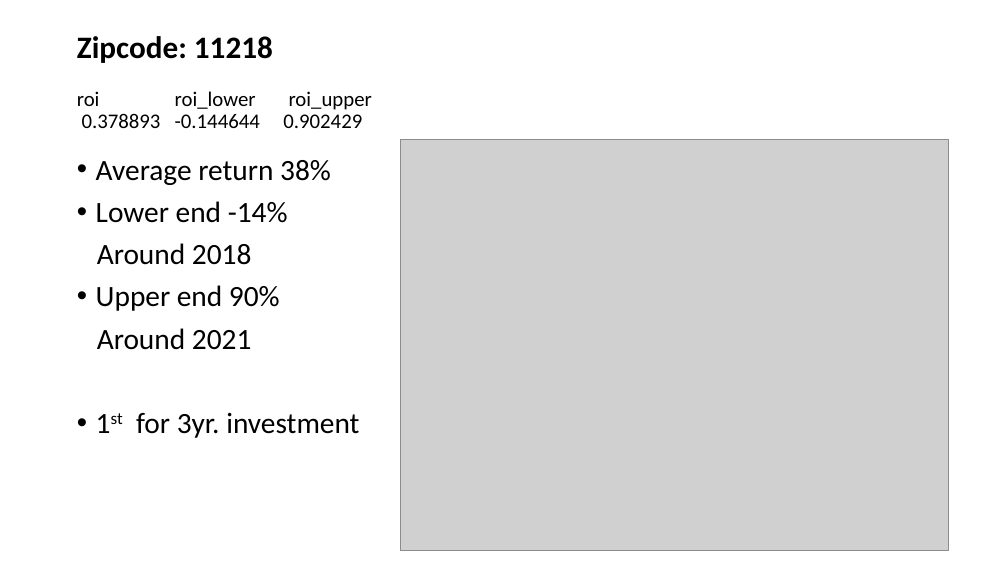
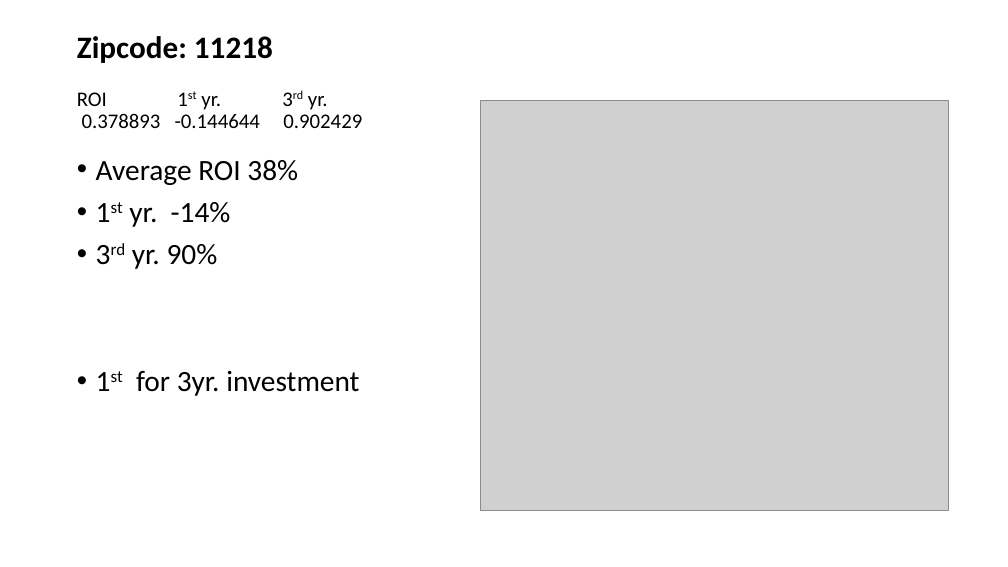
Before and after one commit to davidrtorres/Model-4-Brooklyn-Real-Estate-Investment, a slide deck: slide 8 of zillow_ts.pptx (slide 6 before the commit). Drawn at 1008x567 pixels with LibreOffice and Linux fonts; fonts in the diff are those of the drawing; grey boxes stand for pictures. Boxes give left, top, right and bottom in pixels: in the first picture for what was removed or moved away, otherwise in the second. Text is boxed around its words. In the diff, an @@ line names an element or a change of style, - is before the commit and + after.

```diff
--- a/zillow_ts.pptx
+++ b/zillow_ts.pptx
@@ title at [77, 36, 362, 128]: text changed @@
-Zipcode: 11218
-roi roi_lower roi_upper
-0.378893 -0.144644 0.902429
+Zipcode: 11218
+ROI 1st yr. 3rd yr.
+0.378893 -0.144644 0.902429
@@ picture: place and size @@
-picture at [401, 140, 949, 551]
+picture at [481, 101, 949, 511]
@@ text at [96, 160, 298, 269]: text changed @@
-• Average return 38%
-• Lower end -14%
-Around 2018
-• Upper end 90%
-Around 2021
+• Average ROI 38%
+• 1st yr. -14%
+• 3rd yr. 90%
```
Also in this commit, not shown: 6 other slides changed, 6 slides added, 1 slide removed.
